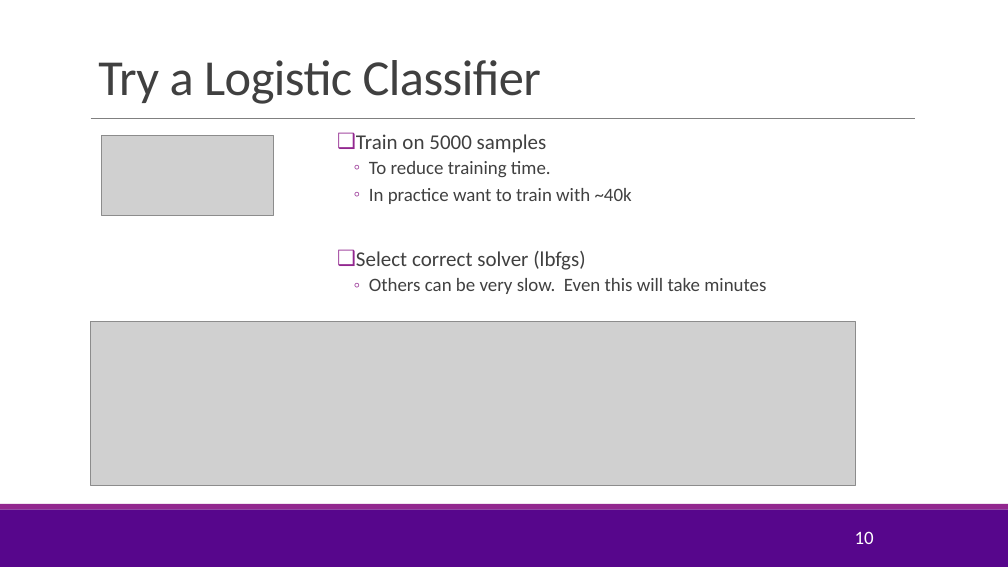
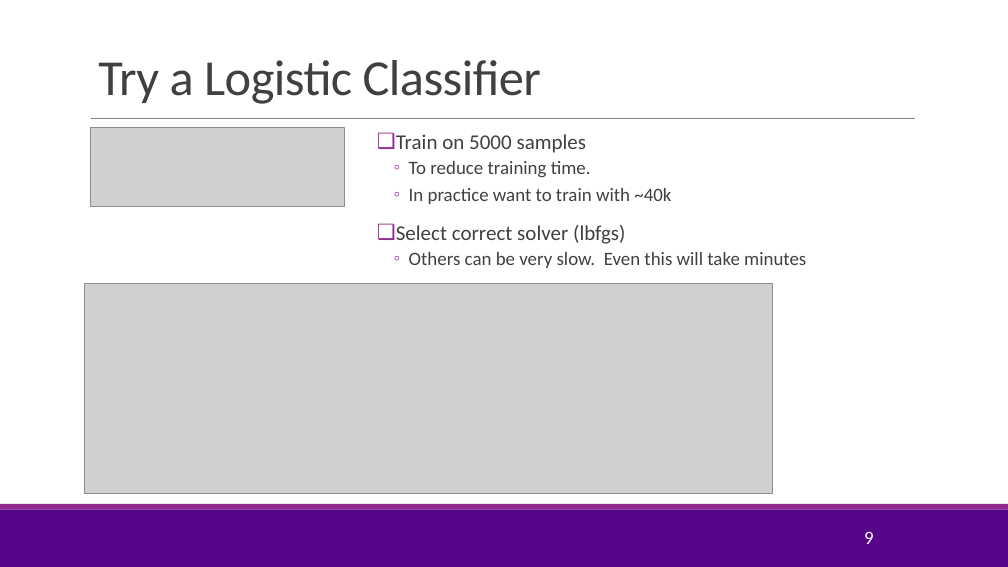
Before and after one commit to sdrangan/introml, a slide deck: slide 9 of lectures/Lect08_SVM.pptx (slide 10 before the commit). Drawn at 1008x567 pixels with LibreOffice and Linux fonts; fonts in the diff are those of the drawing; grey boxes stand for pictures; background and template pictures are left out. Boxes give left, top, right and bottom in pixels: in the first picture for what was removed or moved away, otherwise in the second. Text is boxed around its words. In the diff, an @@ line names an element or a change of style, - is before the commit and + after.

Commit message:
Corrected MNIST download.

```diff
--- a/lectures/Lect08_SVM.pptx
+++ b/lectures/Lect08_SVM.pptx
@@ picture: place and size @@
-picture at (102,135,274,216)
+picture at (91,127,344,206)
@@ text "Train on 5000 samples" rewrapped from (356,134,766,294) to (396,134,806,268) @@
@@ picture: place and size @@
-picture at (91,321,855,485)
+picture at (85,284,773,494)
@@ page number at (864,531,874,544): text changed @@
-10
+9
```
Also in this commit, not shown: 2 other slides changed, 1 slide added, 2 slides removed, 2 other files.
